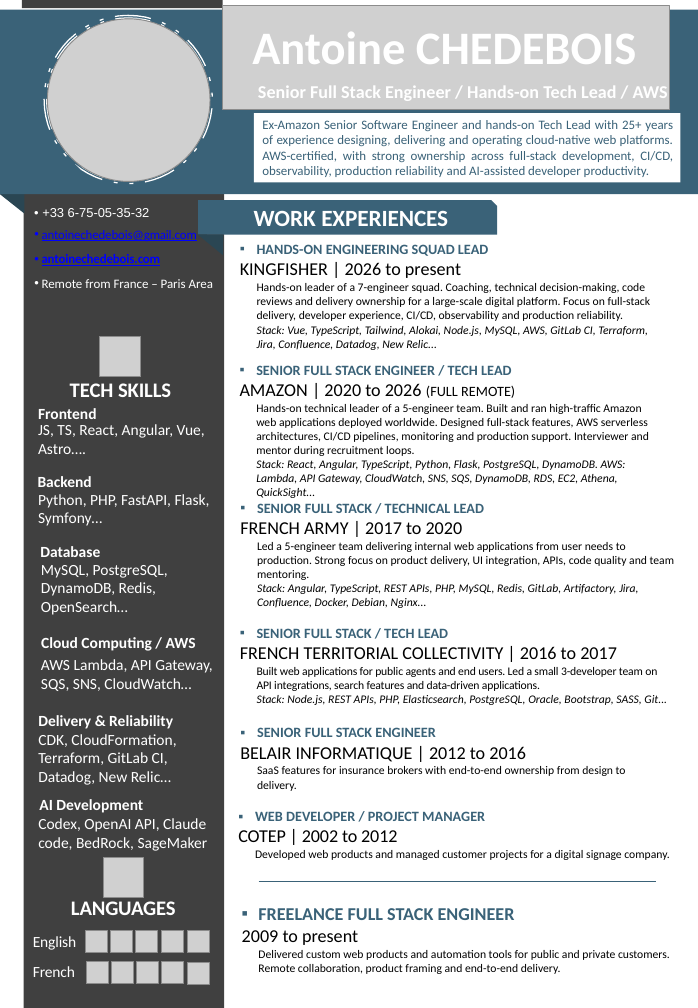
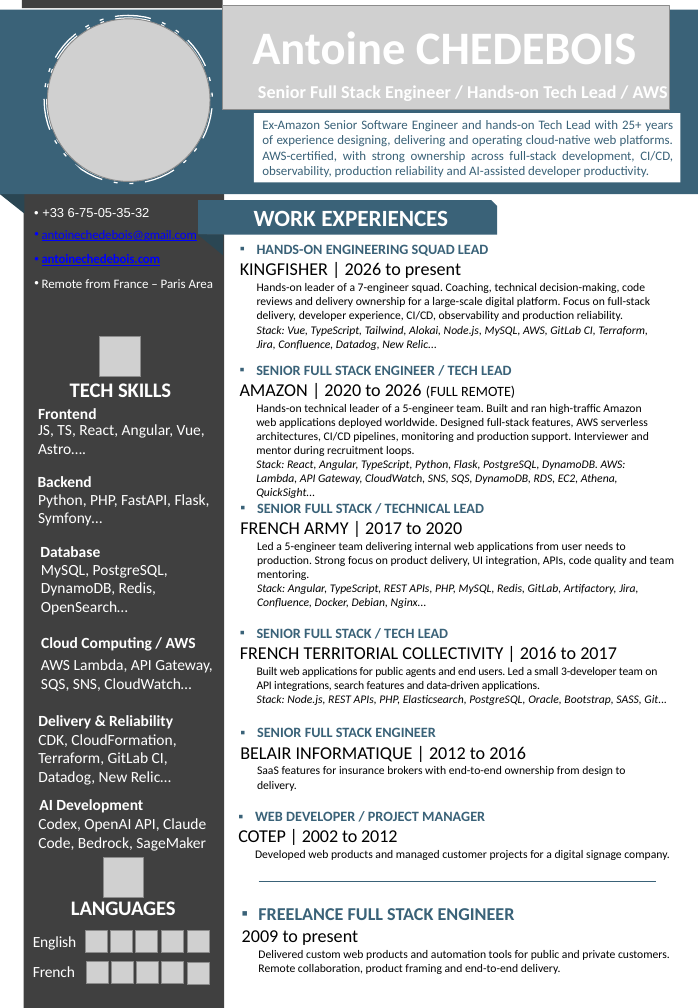
Before and after one commit to AntChed/PersonalWebsite, a slide deck: slide 1 of assets/pdf/CV_Antoine_CHEDEBOIS_GB.pptx. Drawn at 698x1008 pixels with LibreOffice and Linux fonts; fonts in the diff are those of the drawing; grey boxes stand for pictures. Boxes give left, top, right and bottom in pixels: in the first picture for what was removed or moved away, otherwise in the second. Text is boxed around its words. In the diff, an @@ line names an element or a change of style, - is before the commit and + after.

```diff
--- a/assets/pdf/CV_Antoine_CHEDEBOIS_GB.pptx
+++ b/assets/pdf/CV_Antoine_CHEDEBOIS_GB.pptx
@@ text at [38, 818, 206, 851]: text changed @@
-Codex, OpenAI API, Claude code, BedRock, SageMaker
+Codex, OpenAI API, Claude Code, Bedrock, SageMaker
```
Also in this commit, not shown: 1 other slide changed, 1 other file.
